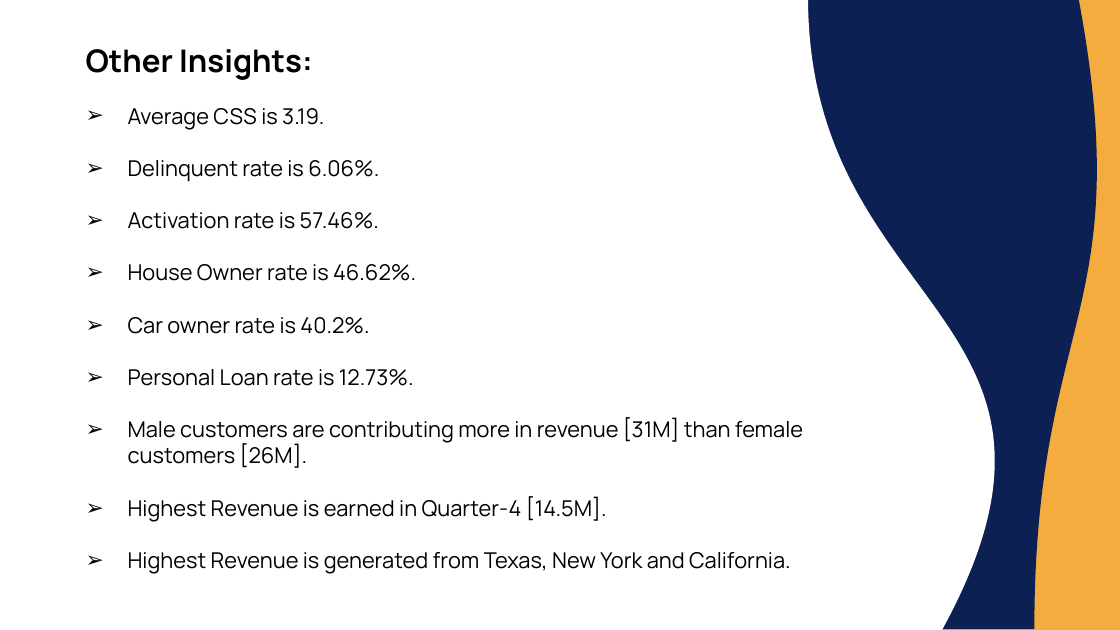
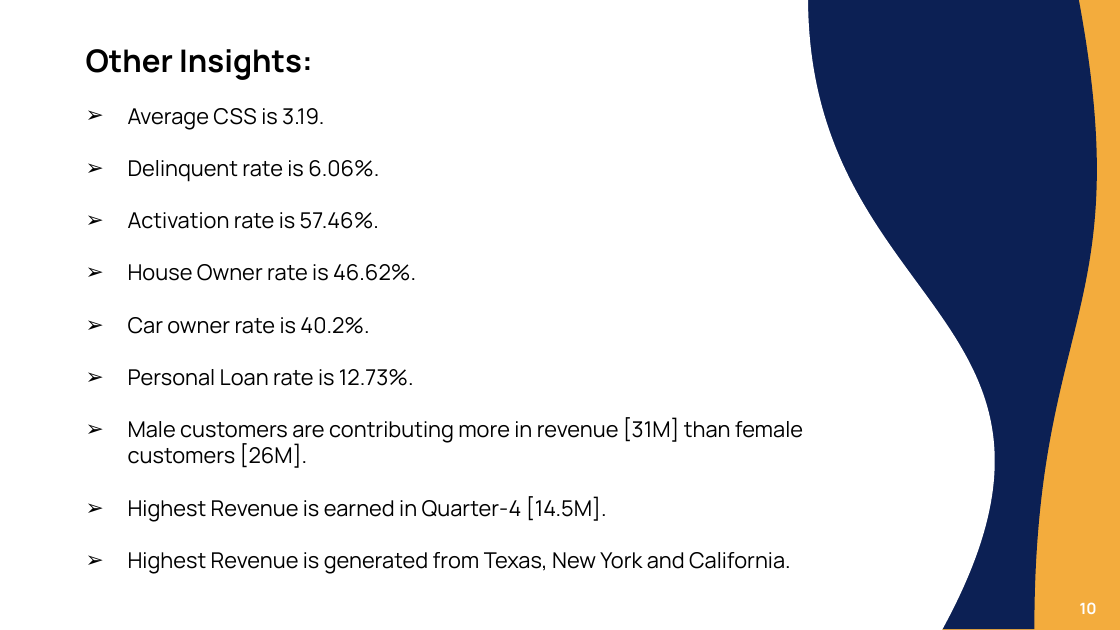
Before and after one commit to pratyush770/Credit_Card_Analysis, a slide deck: slide 11 of Credit Card Weekly Analysis.pptx. Drawn at 1120x630 pixels with LibreOffice and Linux fonts; fonts in the diff are those of the drawing. Boxes give left, top, right and bottom in pixels: in the first picture for what was removed or moved away, otherwise in the second. Text is boxed around its words. In the diff, an @@ line names an element or a change of style, - is before the commit and + after.

```diff
--- a/Credit Card Weekly Analysis.pptx
+++ b/Credit Card Weekly Analysis.pptx
@@ text added at bbox=[1080, 602, 1097, 614], 10 pt, text #FFFFFF, bold @@
+10
```
Also in this commit, not shown: 9 other slides changed, 1 other file.
